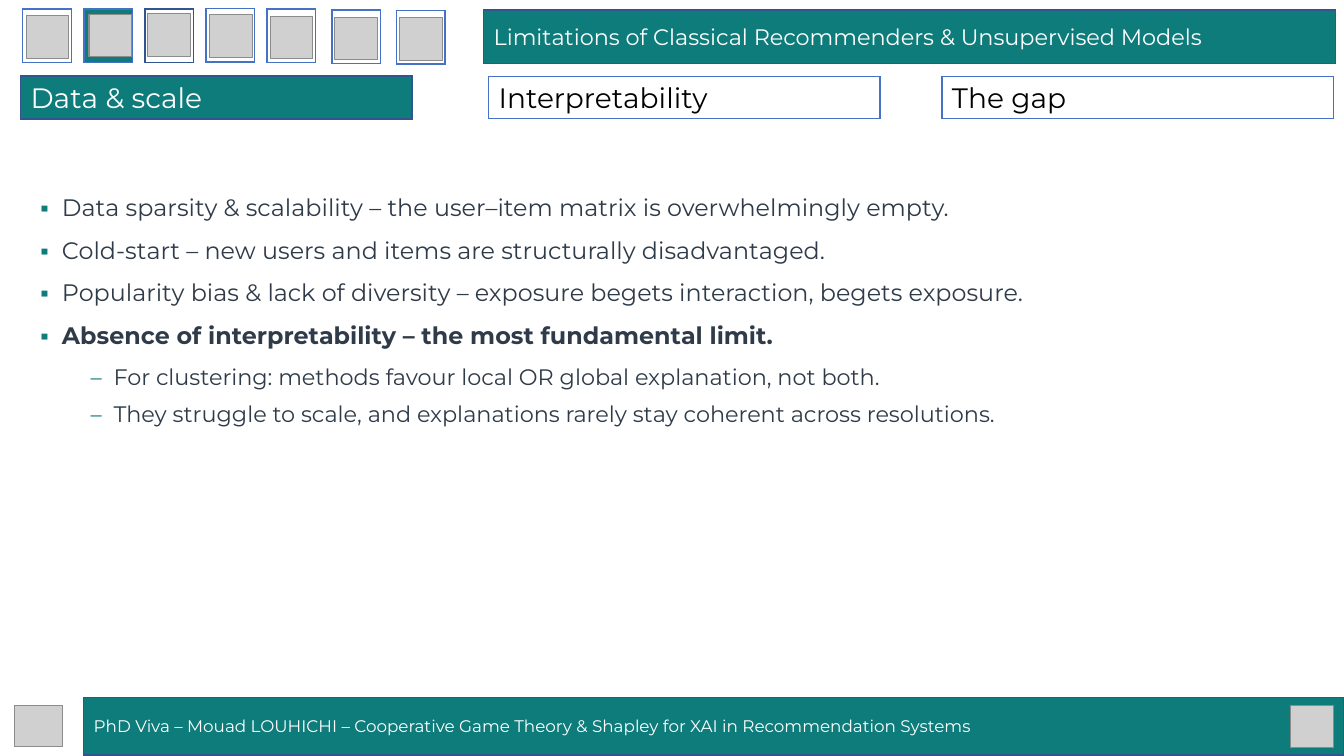
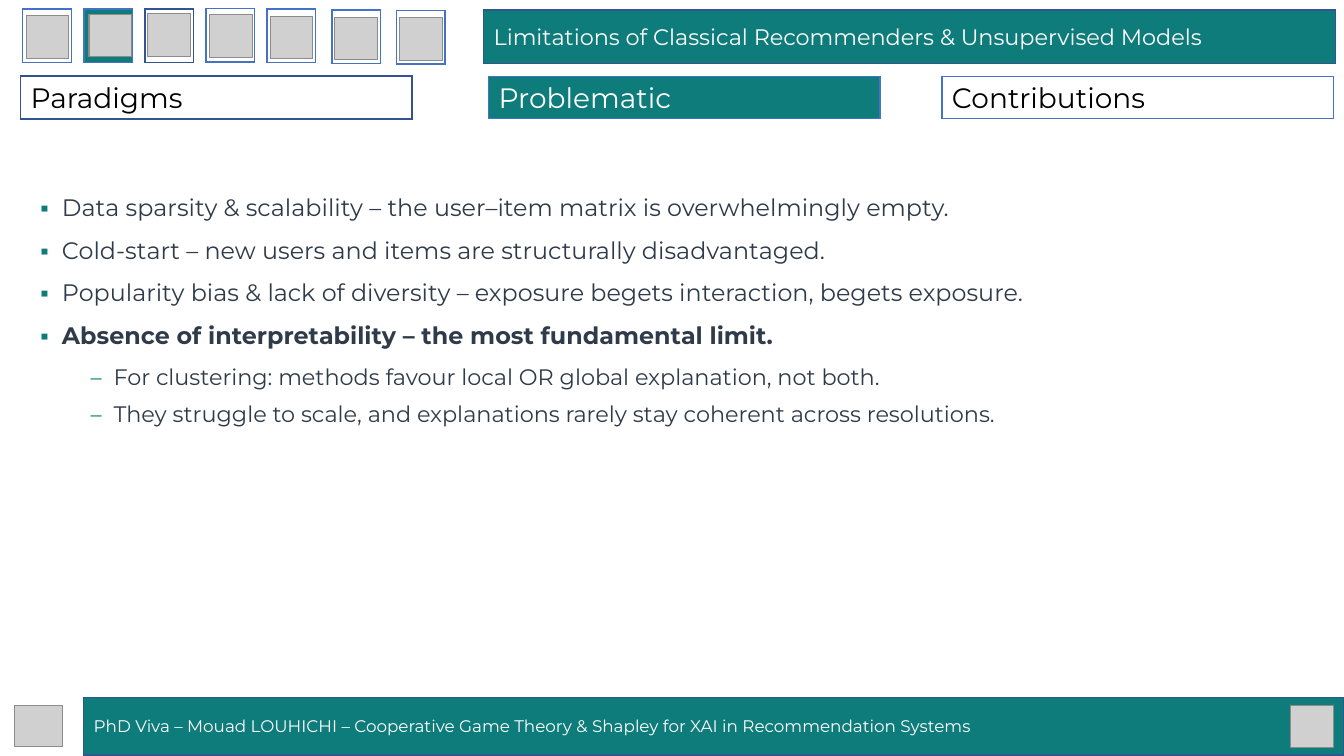
Before and after one commit to mouadlouhichi/phd-prep, a slide deck: slide 9 of viva/MOUAD_LOUHICHI_VIVA_40min.pptx. Drawn at 1344x756 pixels with LibreOffice and Linux fonts; fonts in the diff are those of the drawing; grey boxes stand for pictures. Boxes give left, top, right and bottom in pixels: in the first picture for what was removed or moved away, otherwise in the second. Text is boxed around its words. In the diff, an @@ line names an element or a change of style, - is before the commit and + after.

```diff
--- a/viva/MOUAD_LOUHICHI_VIVA_40min.pptx
+++ b/viva/MOUAD_LOUHICHI_VIVA_40min.pptx
@@ rectangle "Paradigms" at box(21, 76, 412, 119): fill #0E7C7B to #FFFFFF @@
@@ text in rectangle at box(31, 87, 183, 114): text changed; text colour #FFFFFF to #000000 @@
-Data & scale
+Paradigms
@@ rectangle "Problematic" at box(489, 77, 880, 119): fill #FFFFFF to #0E7C7B @@
@@ text in rectangle at box(499, 87, 671, 108): text changed; text colour #000000 to #FFFFFF @@
-Interpretability
+Problematic
@@ text in rectangle at box(952, 87, 1145, 108): text changed @@
-The gap
+Contributions
```
Also in this commit, not shown: 43 other slides changed, 1 other file.
